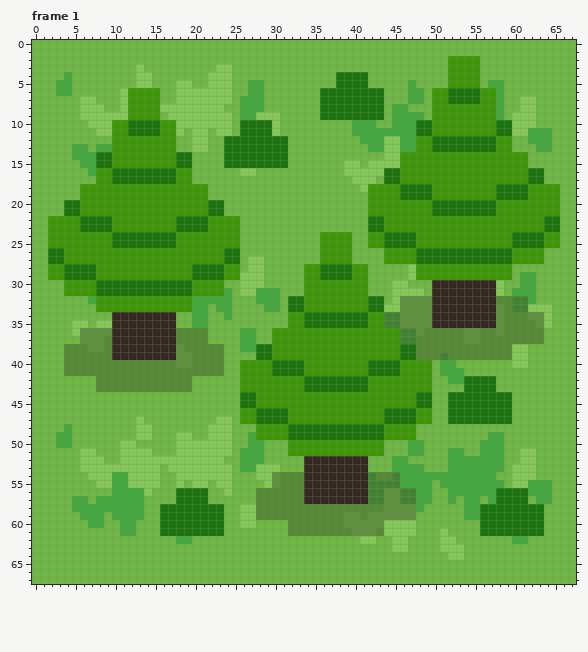
Pixel-art file -- Assets/Sprites/Tiles/ForestTile.ase. The picture above was drawn from the file before the commit.
68x68 pixels, 6 frames. Shown: frame 1. The commit also changed other frames, which this record leaves out.
Now the later version:
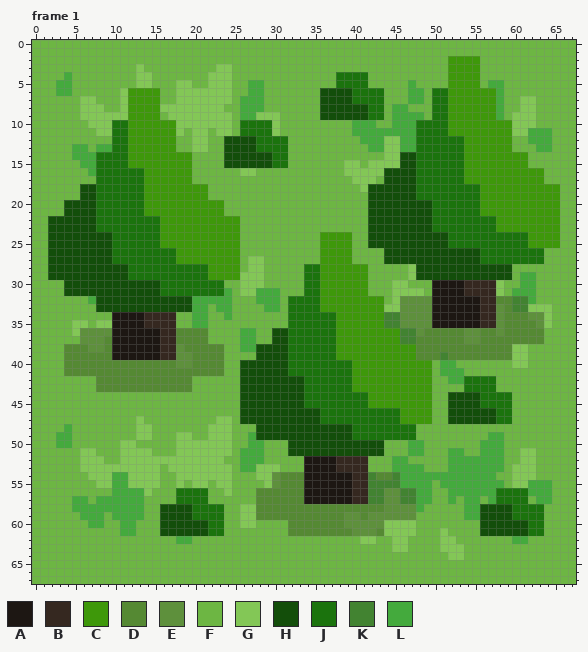
Palette (. is transparent): A #1d1713  B #352820  C #3e980a  D #558933  E #5e903c  F #6db643  G #83c756  H #134e0a  J #1b730d  K #428331  L #44aa3d
What changed:
Frame 1:
y 6..7: x 36..39 JJJJ -> HHHH; x 50..55 CCJJJJ -> JJCCCC
y 8..9: x 36..41 JJJJJJ -> HHHHHH; x 50..51 CC -> JJ
y 10..11: x 10..15 CCJJJJ -> JJCCCC; x 50..51 CC -> JJ; x 58..59 JJ -> CC
y 12..13: x 10..11 CC -> JJ; x 24..27 JJJJ -> HHHH; x 48..49 CC -> JJ; x 54..57 JJJJ -> CCCC
y 14..15: x 10..11 CC -> JJ; x 18..19 JJ -> CC; x 24..29 JJJJJJ -> HHHHHH; x 46..53 CCCCCCCC -> HHJJJJJJ
y 16..17: x 8..9 CC -> JJ; x 14..17 JJJJ -> CCCC; x 44..53 JJCCCCCCCC -> HHHHJJJJJJ; x 62..63 JJ -> CC
y 18..19: x 6..13 CCCCCCCC -> HHJJJJJJ; x 42..47 CCCCJJ -> HHHHHH; x 50..55 CCCCCC -> JJJJJJ; x 58..61 JJJJ -> CCCC
y 20..21: x 4..13 JJCCCCCCCC -> HHHHJJJJJJ; x 22..23 JJ -> CC; x 42..49 CCCCCCCC -> HHHHHHHH; x 56..57 JJ -> CC
y 22..23: x 2..7 CCCCJJ -> HHHHHH; x 10..15 CCCCCC -> JJJJJJ; x 18..21 JJJJ -> CCCC; x 42..57 JJCCCCCCCCCCCCCC -> HHHHHHHHJJJJJJJJ; x 64..65 JJ -> CC
y 24..25: x 2..9 CCCCCCCC -> HHHHHHHH; x 16..17 JJ -> CC; x 42..59 CCJJJJCCCCCCCCCCCC -> HHHHHHHHHHJJJJJJJJ; x 62..63 JJ -> CC
y 26..27: x 2..17 JJCCCCCCCCCCCCCC -> HHHHHHHHJJJJJJJJ; x 24..25 JJ -> CC; x 44..55 CCCCJJJJJJJJ -> HHHHHHHHHHHH; x 60..63 CCCC -> JJJJ
y 28..29: x 2..19 CCJJJJCCCCCCCCCCCC -> HHHHHHHHHHJJJJJJJJ; x 22..23 JJ -> CC; x 34..39 CCJJJJ -> JJCCCC; x 48..59 CCCCCCCCCCCC -> HHHHHHHHHHHH
y 30..31: x 4..15 CCCCJJJJJJJJ -> HHHHHHHHHHHH; x 20..23 CCCC -> JJJJ; x 34..35 CC -> JJ; x 50..53 BBBB -> AAAA
y 32..33: x 8..19 CCCCCCCCCCCC -> HHHHHHHHHHHH; x 34..35 CC -> JJ; x 42..43 JJ -> CC; x 50..55 BBBBBB -> AAAAAA
y 34..35: x 10..13 BBBB -> AAAA; x 32..33 CC -> JJ; x 38..41 JJJJ -> CCCC; x 50..55 BBBBBB -> AAAAAA
y 36..37: x 10..15 BBBBBB -> AAAAAA; x 30..37 CCCCCCCC -> HHJJJJJJ
y 38..39: x 10..15 BBBBBB -> AAAAAA; x 28..37 JJCCCCCCCC -> HHHHJJJJJJ; x 46..47 JJ -> CC
y 40..41: x 26..31 CCCCJJ -> HHHHHH; x 34..39 CCCCCC -> JJJJJJ; x 42..45 JJJJ -> CCCC
y 42..43: x 26..33 CCCCCCCC -> HHHHHHHH; x 40..41 JJ -> CC
y 44..45: x 26..41 JJCCCCCCCCCCCCCC -> HHHHHHHHJJJJJJJJ; x 48..49 JJ -> CC; x 52..55 JJJJ -> HHHH
y 46..47: x 26..43 CCJJJJCCCCCCCCCCCC -> HHHHHHHHHHJJJJJJJJ; x 46..47 JJ -> CC; x 52..57 JJJJJJ -> HHHHHH
y 48..49: x 28..39 CCCCJJJJJJJJ -> HHHHHHHHHHHH; x 44..47 CCCC -> JJJJ
y 50..51: x 32..43 CCCCCCCCCCCC -> HHHHHHHHHHHH
y 52..53: x 34..37 BBBB -> AAAA
y 54..57: x 34..39 BBBBBB -> AAAAAA
y 58..59: x 16..19 JJJJ -> HHHH; x 56..59 JJJJ -> HHHH
y 60..61: x 16..21 JJJJJJ -> HHHHHH; x 56..61 JJJJJJ -> HHHHHH
Where, in picture pixels (left, top, right, bottom), the same in both pictures:
changed: (48, 88, 560, 504)
changed: (160, 504, 208, 536)
changed: (480, 504, 528, 536)
